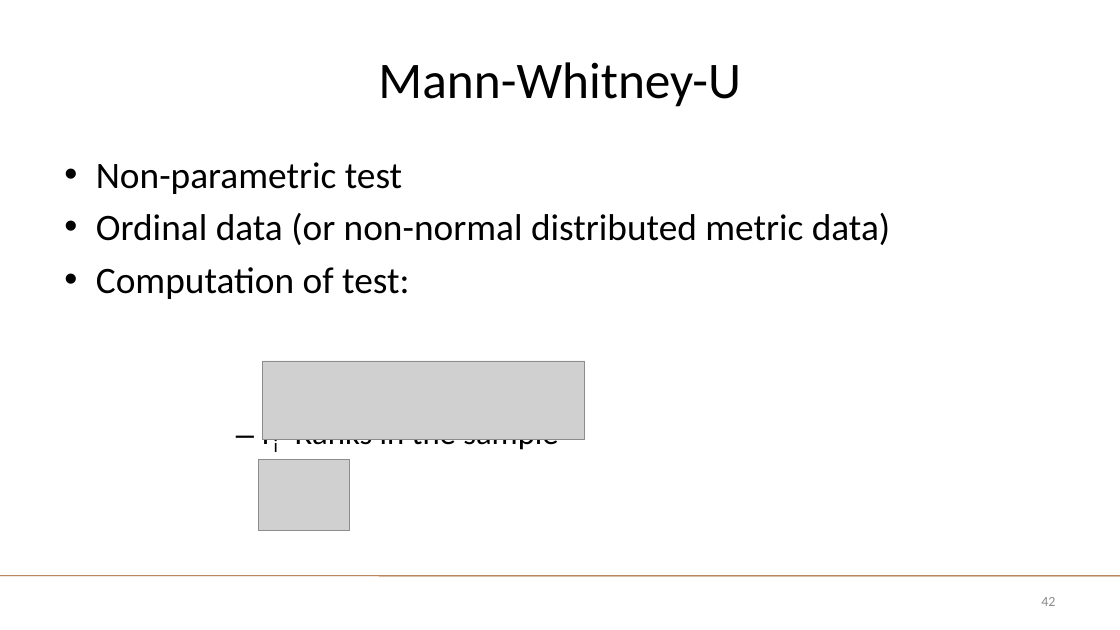
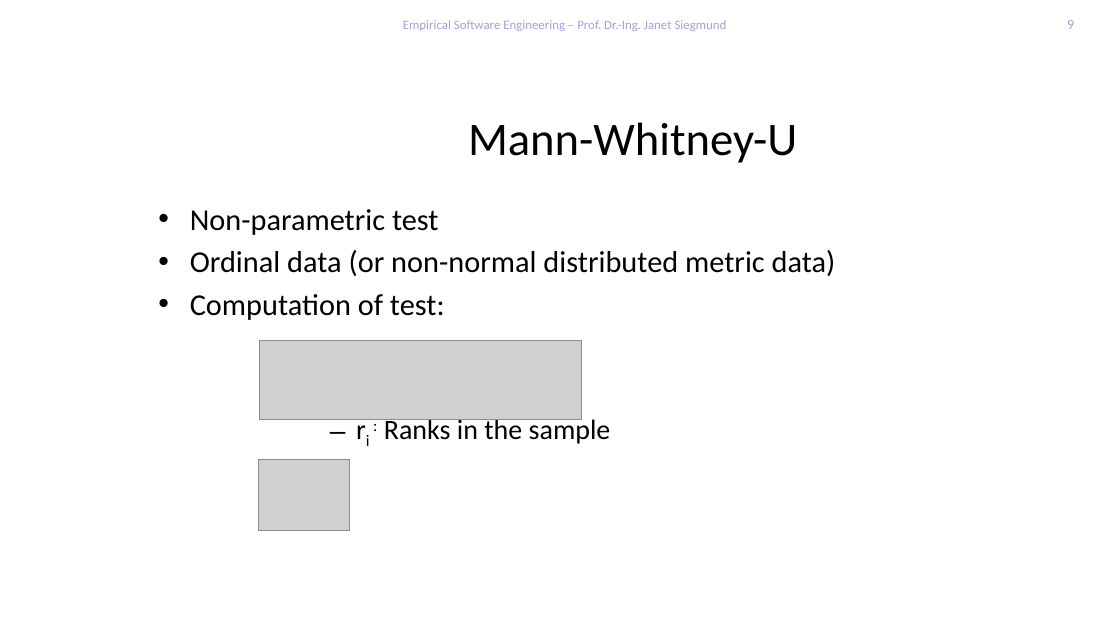
Before and after one commit to feigensp/lehre, a slide deck: slide 9 of ese/WS1920/04_Analysis.pptx (slide 42 before the commit). Drawn at 1120x630 pixels with LibreOffice and Linux fonts; fonts in the diff are those of the drawing; grey boxes stand for pictures; background and template pictures are left out. Boxes give left, top, right and bottom in pixels: in the first picture for what was removed or moved away, otherwise in the second. Text is boxed around its words. In the diff, an @@ line names an element or a change of style, - is before the commit and + after.

```diff
--- a/ese/WS1920/04_Analysis.pptx
+++ b/ese/WS1920/04_Analysis.pptx
@@ text added at box(403, 20, 727, 31), 11 pt, text #AB9DDB @@
+Empirical Software Engineering – Prof. Dr.-Ing. Janet Siegmund
@@ page number added at box(1067, 20, 1074, 29), 12 pt, text #AB9DDB @@
+9
@@ title "Mann-Whitney-U": place and size @@
-title "Mann-Whitney-U" at box(378, 62, 741, 107)
+title "Mann-Whitney-U" at box(468, 122, 797, 163)
@@ title "Mann-Whitney-U" at box(468, 122, 797, 163): size 44 to 40 pt @@
@@ text "Non-parametric test": place and size @@
-text "Non-parametric test" at box(96, 162, 890, 452)
+text "Non-parametric test" at box(190, 209, 836, 444)
@@ text "Non-parametric test" at box(190, 209, 836, 444): size 32 to 26 pt in "Non-parametric test", "Ordinal data (or non-normal distributed metric data)", "Computation of test:"; size 28 to 24 pt in "ri : Ranks in the sample"; less space between paragraphs @@
@@ picture: place and size @@
-picture at box(262, 361, 585, 440)
+picture at box(260, 341, 582, 420)
@@ line removed from (0, 576) to (1120, 576) @@
@@ page number removed at box(1041, 597, 1055, 606) @@
-42
```
Also in this commit, not shown: 25 other slides changed, 4 slides added, 35 slides removed, 9 other files.
